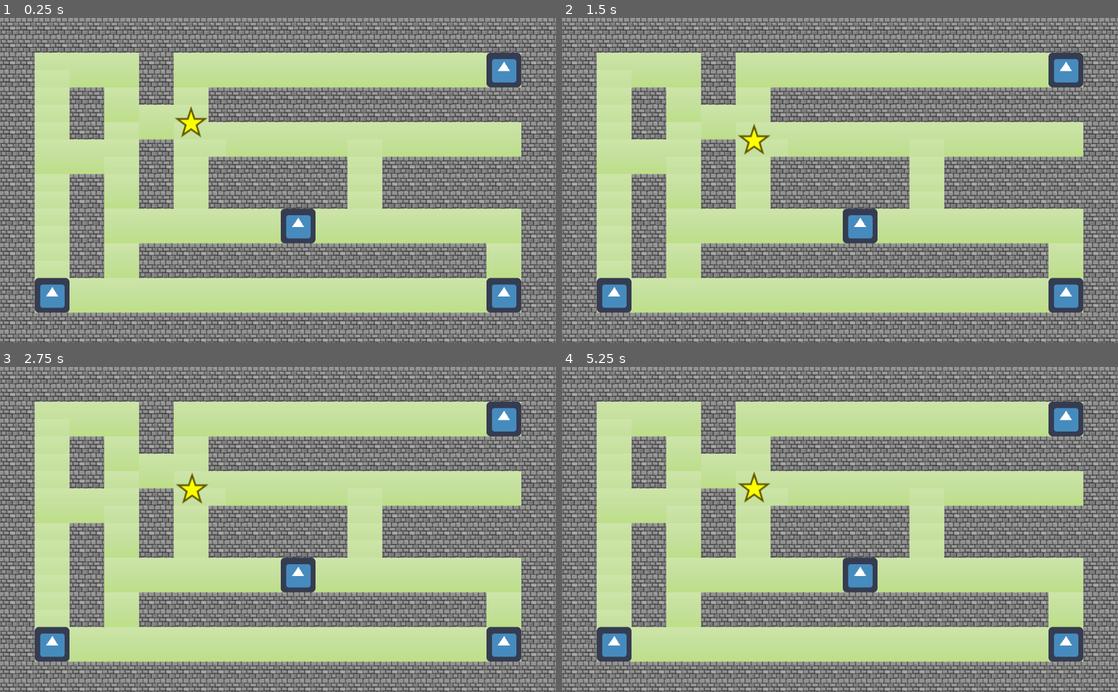
Above: before the commit, frames 1-4 (two rows, left to right).
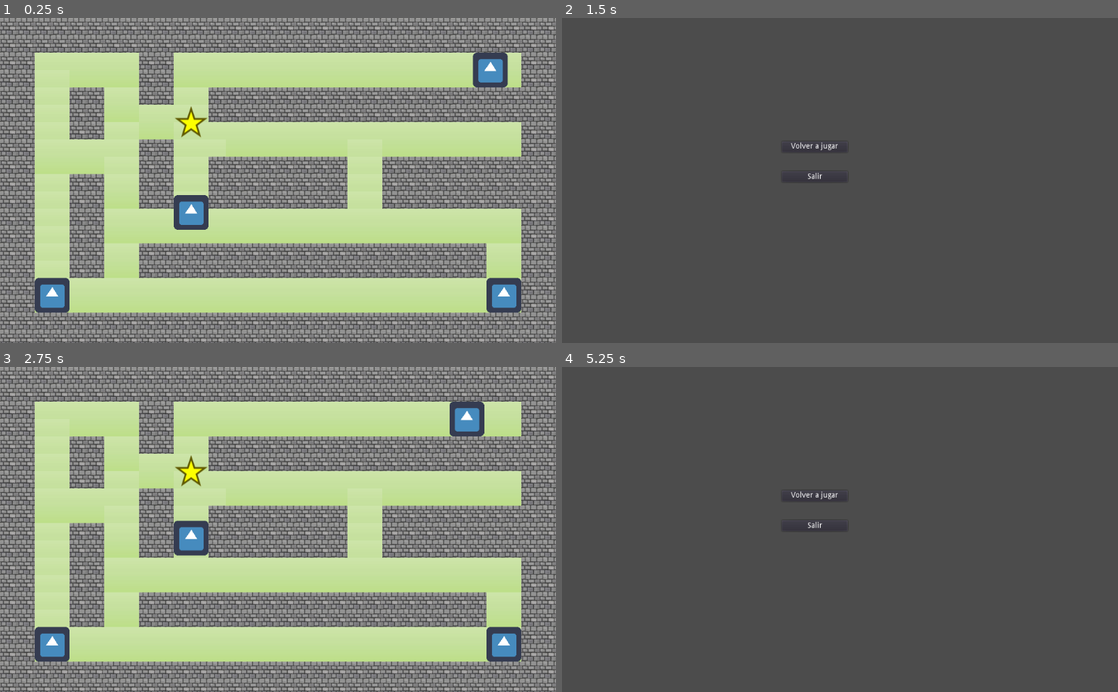
Above: after the commit, the same moments.

Repository: rakso-dev/ia-godot-proyecto-final
Game: Godot game, scene res://Game.tscn
Two runs of this game, one before a commit and one after it. Both use one fixed random seed, a clock stepped at 60 frames per second and the inputs below. The engine's default icon, where the game draws it, is replaced by a stand-in: a white triangle on a blue panel in a dark square.
Inputs (mouse positions are in pixels of both pictures, inside the frame that each line leads up to):
- Up to frame 1 (0.25 s): no input
- Up to frame 2 (1.5 s): hold Right (ui_right) 0.53-1.28 s; hold Down (ui_down) from 1.28 s (still down)
- Up to frame 3 (2.75 s): release Down (ui_down) at 2 s; click (250, 497) at 2 s, where only the run after the commit has a clickable "Volver a jugar"
- Up to frame 4 (5.25 s): hold Right (ui_right) 2.78-3.5 s; click (812, 497) at 3.5 s, where only the run after the commit has a clickable "Volver a jugar"; hold Up (ui_up) 4.28-5.03 s; hold Left (ui_left) from 5.03 s (still down)

The runs differ from the first frame. In frame 1, 2.0% of the frame differs, in the area x 31-94%, y 10-70%; in frame 2, 83%, in the area x 0-100%, y 0-100%; in frame 3, 3.1%; in frame 4, 83%.

Commit message:
made a generalization of the behavior of the bots and some more stuff

Diff:
--- a/final/BFS.gd
+++ b/final/BFS.gd
@@ -1,7 +1,9 @@
 extends Node2D
 
 #son los puntos donde hace esquina o cruce
-
+var graph = null
+var src = null
+var goal = null
 #onready var map = $"../TileMap"
 #onready var player = $"../Player"
 #onready var bot = $"Bot-BFS"
@@ -23,6 +25,10 @@
 #
 ## Called every frame. 'delta' is the elapsed time since the previous frame.
 func _process(delta):
+	var road = BFSTree.RecorreNiveles(BFSTree.new(src, goal, null, graph, []), [])
+	road.invert()
+	$"Bot-BFS".destiny = road.pop_back()
+	#var bfs = BFSTree.new()
 	#$"Bot-BFS".dest = BFSTree.new()
 	#pendent var way = BFSTree.RecorreNiveles(BFSTree.new())
 	pass
--- a/final/Bot-BFS.gd
+++ /dev/null
@@ -1,9 +0,0 @@
-extends KinematicBody2D
-var speed = 10
-var mov = Vector2()
-var destiny = null
-# Called every frame. 'delta' is the elapsed time since the previous frame.
-func process(delta):
-	var mov = Vector2()
-	#mov = mov.normalized()
-	mov = move_and_collide(mov * speed)
--- /dev/null
+++ b/final/Bot.gd
@@ -0,0 +1,42 @@
+extends KinematicBody2D
+var speed = 100
+var mov = Vector2()
+var destiny = null
+var curr_destination = null
+# Called every frame. 'delta' is the elapsed time since the previous frame.
+func _process(delta):
+	if destiny == null:
+		return
+	if curr_destination == null:
+		curr_destination = destiny.pop_back()
+	move_control()
+	move_and_collide(mov * delta)
+
+func move_control():
+	var delta_x = self.position.x - curr_destination[0]
+	var delta_y = self.position.y - curr_destination[1]
+
+	if abs(delta_x) <= 1 and abs(delta_x) >=0 and abs(delta_y) <= 1 and abs(delta_y) >= 0:
+		mov.x = 0
+		mov.y = 0
+		self.position.x = curr_destination[0]
+		self.position.y = curr_destination[1]
+
+		curr_destination = destiny.pop_back()
+		print(curr_destination)
+		return
+
+	if delta_x == 0:
+		if delta_y > 0:
+			mov.y = -speed
+			mov.x = 0
+		else:
+			mov.y = speed
+			mov.x = 0
+	else:
+		if delta_x > 0:
+			mov.y = 0
+			mov.x = -speed
+		else:
+			mov.y = 0
+			mov.x = speed
--- /dev/null
+++ b/final/DFS.gd
@@ -0,0 +1,45 @@
+extends KinematicBody2D
+
+var graph
+var visited
+var src
+# Declare member variables here. Examples:
+# var a = 2
+# var b = "text"
+
+
+# Called when the node enters the scene tree for the first time.
+func _ready():
+	pass # Replace with function body.
+
+
+# Called every frame. 'delta' is the elapsed time since the previous frame.
+func _process(delta):
+	pass
+
+class DFSTree:
+	var src
+	var goal
+	var parent
+	var graph
+	var checked
+
+	func _init(src, goal, parent, graph, checked):
+		self.src = src
+		self.goal = goal
+		self.parent = parent
+		self.graph = graph
+		self.checked = checked
+
+	func expand():
+		if self.src == self.goal:
+			return self
+		self.checked.append(self.src)
+		var route = null
+		for child in self.graph[self.src]:
+			if child in self.checked:
+				continue
+			route = DFSTree.new(child, self.goal, self, self.graph, checked).expand()
+			if route != null:
+				return route
+		return route
--- a/final/Game.gd
+++ b/final/Game.gd
@@ -45,21 +45,69 @@
 # Called when the node enters the scene tree for the first time.
 func _ready():
 	pass
-	var goal = $Player.position
-	#$"NodeBFS/Bot-BFS".destiny = $NodeBFS.BFSTree()
+
+func _process(delta):
+	#var goal_pos = [int($Player.position.x), int($Player.position.y)]
+	#var BFS_pos = [abs($"NodeBFS/Bot-BFS".position.x), abs($"NodeBFS/Bot-BFS".position.y)]
+	#var BFS_pos = [int($"Bot-BFS".position.x), int($"Bot-BFS".position.y)]
+	#var goal_vec = get_vecinity(goal_pos)
+	#var BFS_vec = get_vecinity(BFS_pos)
+	$"Bot-BFS".destiny = [turns[5], turns[2]]
+	$"Bot-AS".destiny = [turns[5]]
+#	var BFS_vec = get_vecinity(BFS_pos)
+#	$NodeBFS.BFSTree
+
+
+func is_in_crossing(pos):
+	for item in turns:
+		if pos[0] == item[0] and pos[1] == item[1]:
+			return item
+	return null
+
+func is_between(p1, p2, pos):
+	if get_slope(p1, p2) != 0 and get_slope(p1, pos) !=0:
+		return false
+	var minimum
+	var maximum
+	if p1[0] == p2[0]:
+		maximum = max(p1[1], p2[1])
+		minimum = min(p1[1], p2[1])
+		if pos[1] > minimum and pos[1] < maximum:
+			return true
+	if p1[1] == p2[1]:
+		maximum = max(p1[0], p2[0])
+		minimum = min(p1[0], p2[0])
+		if pos[0] > minimum and pos[0] < maximum:
+			return true
+	return false
+
+func get_vecinity(pos):
+	var neighbors = []
+	for key in connections.keys():
+		if pos[0] == key[0] and pos[1] == key[0]:
+			return key
+		for n in connections[key]:
+			if is_between(key, n, pos):
+				neighbors.append(key)
+				neighbors.append(n)
+				break
+	connections[pos] = neighbors
+	connections[neighbors[0]].append(pos)
+	connections[neighbors[1]].append(pos)
+	return pos
 
 func is_within(goal):
 	var nearest = []
 	for node in turns:
 		if node[0] == int(goal.x) and node[1] == int(node.y):
 			return node
-		if get_pendent(goal, node):
+		if get_slope(goal, node):
 			nearest.append(node)
 	return nearest
 
-func get_pendent(src, node):
-	var x = node[0] - int(src.x)
-	var y = node[1] - int(src.y)
+func get_slope(src, node):
+	var x = node[0] - src[0]
+	var y = node[1] - src[1]
 	if x or y == 0:
 		return 0
 	return x / y
--- a/final/Game.tscn
+++ b/final/Game.tscn
@@ -1,9 +1,8 @@
-[gd_scene load_steps=13 format=2]
+[gd_scene load_steps=12 format=2]
 
-[ext_resource path="res://BFS.gd" type="Script" id=1]
 [ext_resource path="res://Game.gd" type="Script" id=2]
 [ext_resource path="res://Player.gd" type="Script" id=3]
-[ext_resource path="res://Bot-BFS.gd" type="Script" id=4]
+[ext_resource path="res://Bot.gd" type="Script" id=4]
 [ext_resource path="res://Webp.net-resizeimage.png" type="Texture" id=5]
 [ext_resource path="res://icon.png" type="Texture" id=6]
 [ext_resource path="res://new_tileset.tres" type="TileSet" id=7]
@@ -28,20 +27,17 @@
 format = 1
 tile_data = PoolIntArray( 0, 0, 0, 1, 0, 0, 2, 0, 0, 3, 0, 0, 4, 0, 0, 5, 0, 0, 6, 0, 0, 7, 0, 0, 8, 0, 0, 9, 0, 0, 10, …(6259 unchanged characters)…
 
-[node name="NodeBFS" type="Node2D" parent="."]
+[node name="Bot-BFS" type="KinematicBody2D" parent="." groups=["enemy"]]
 position = Vector2( 928, 96 )
-script = ExtResource( 1 )
+script = ExtResource( 4 )
 __meta__ = {
 "_edit_group_": true
 }
 
-[node name="Bot-BFS" type="KinematicBody2D" parent="NodeBFS" groups=["enemy"]]
-script = ExtResource( 4 )
-
-[node name="Sprite" type="Sprite" parent="NodeBFS/Bot-BFS"]
+[node name="Sprite" type="Sprite" parent="Bot-BFS"]
 texture = ExtResource( 6 )
 
-[node name="CollisionShape2D" type="CollisionShape2D" parent="NodeBFS/Bot-BFS"]
+[node name="CollisionShape2D" type="CollisionShape2D" parent="Bot-BFS"]
 scale = Vector2( 3, 3 )
 shape = SubResource( 4 )
 
@@ -76,7 +72,8 @@
 cast_to = Vector2( 0, -32 )
 
 [node name="Bot-AS" type="KinematicBody2D" parent="." groups=["enemy"]]
-position = Vector2( 549, 384 )
+position = Vector2( 352, 384 )
+script = ExtResource( 4 )
 __meta__ = {
 "_edit_group_": true
 }
@@ -103,6 +100,7 @@
 
 [node name="Bot-DFS" type="KinematicBody2D" parent="." groups=["enemy"]]
 position = Vector2( 928, 512 )
+script = ExtResource( 4 )
 __meta__ = {
 "_edit_group_": true
 }
